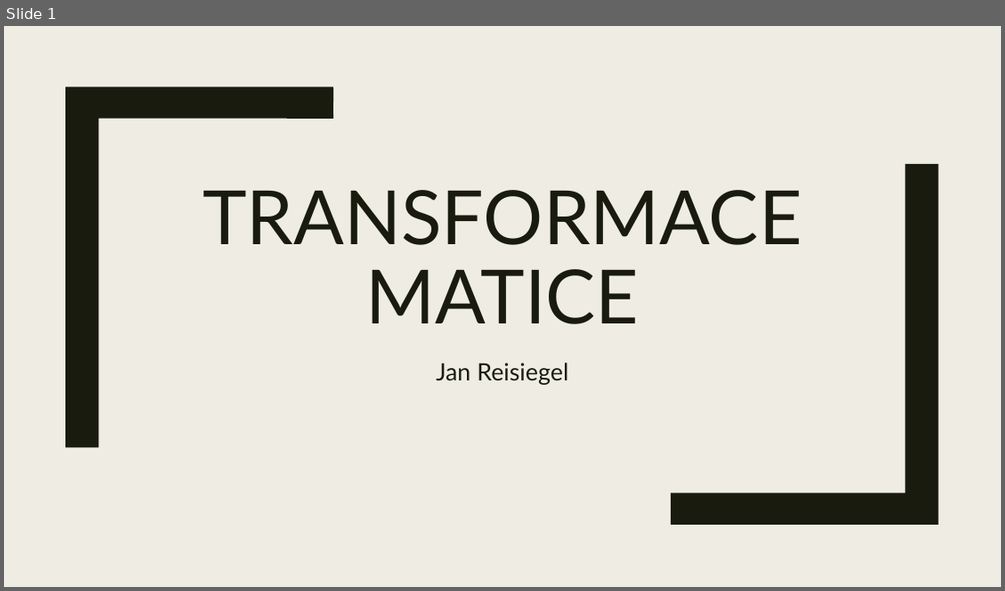
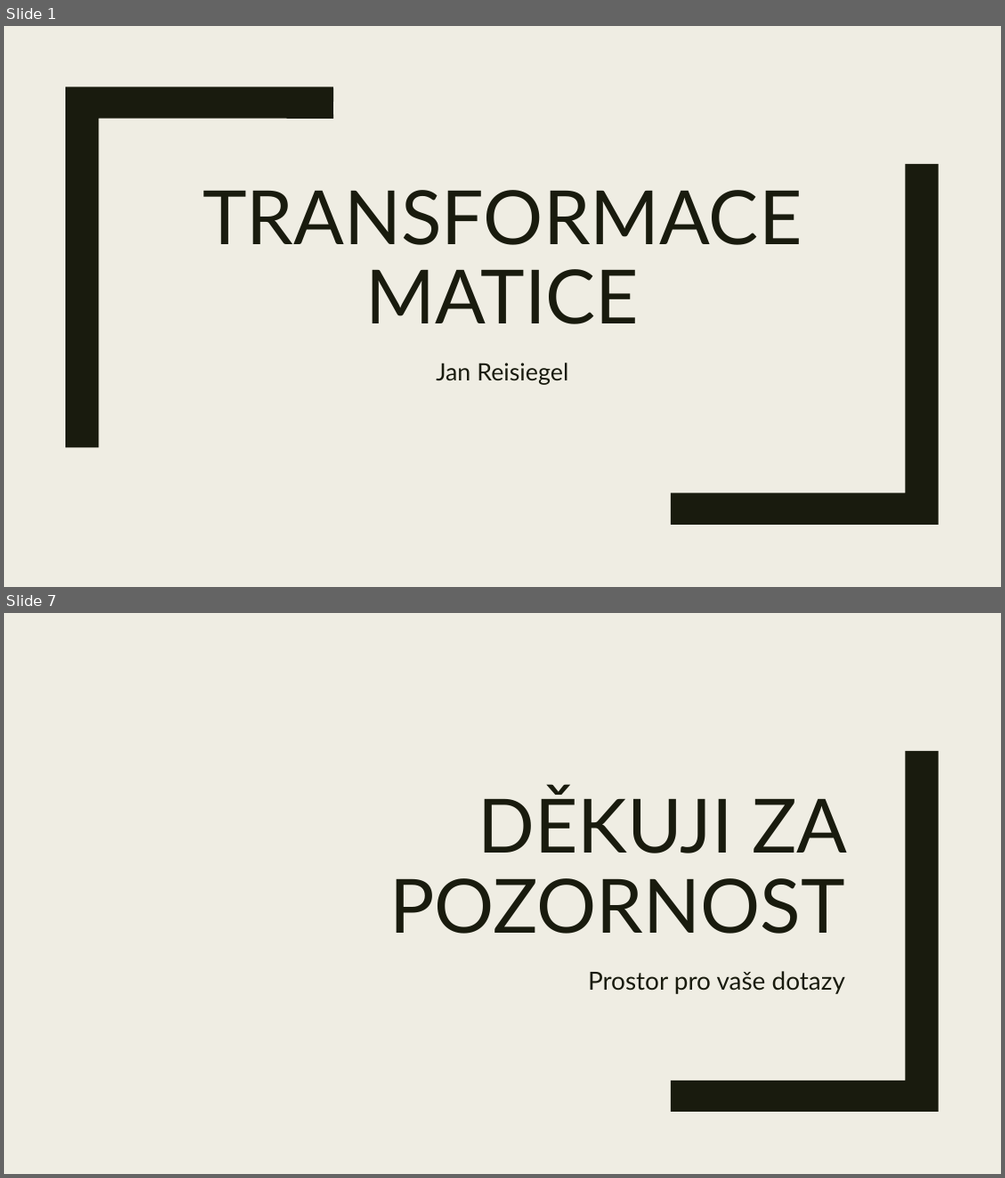
Before and after one commit to JanReisiegel/23ReisiegelJSemestralProject, a slide deck: 23ReisiegelJPresentation.pptx. Shown one above the other, each under a label of ours: slide 1 before the commit, slides 1 and 7 after it; the slides between them are not shown. The pictures are 1005x591 and 1005x1178 pixels, drawn with LibreOffice and Linux fonts; fonts in the diff are those of the drawing. Boxes give left, top, right and bottom in pixels: in the first picture for what was removed or moved away, otherwise in the second. Text is boxed around its words. In the diff, an @@ line names an element or a change of style, - is before the commit and + after.

```diff
--- a/23ReisiegelJPresentation.pptx
+++ b/23ReisiegelJPresentation.pptx
@@ slide 7 added at bbox=[4, 613, 1001, 1174], background #EFEDE3 @@
@@ freeform shape added at bbox=[671, 751, 938, 1111], fill #191B0E @@
@@ title added at bbox=[389, 788, 847, 933], 72 pt, text #191B0E @@
+DĚKUJI ZA POZORNOST
@@ text added at bbox=[588, 971, 845, 994], 24 pt, text #191B0E @@
+Prostor pro vaše dotazy
```
Also in this commit, not shown: 5 other slides added, 1 other file.
